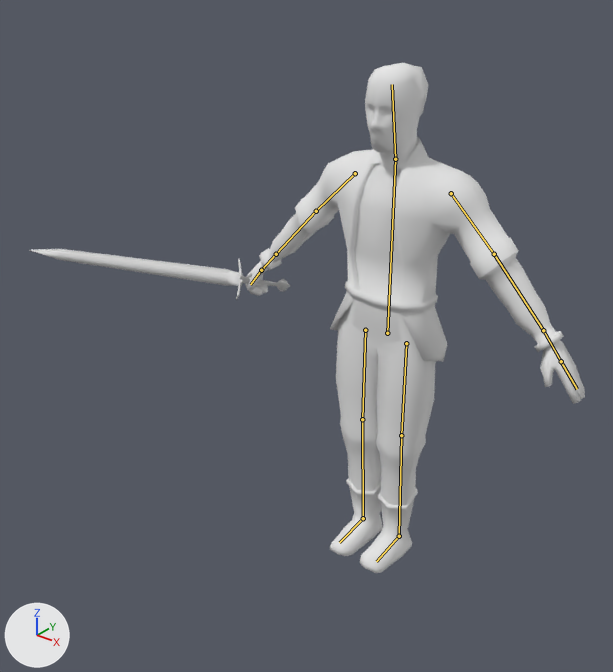
Two versions of the Blender file Assets/Models/MainChar/MainCharNEW/mainChar4.blend, one commit apart.
The view is the same before and after, from a 50 mm lens placed at (4.34, -6.64, 6.55), pointed at (-0.68, -0.37, 2.66). Arrows for +X, +Y and +Z are at lower left; the lights stay in place. The bones that bend it are drawn over the model as lines.
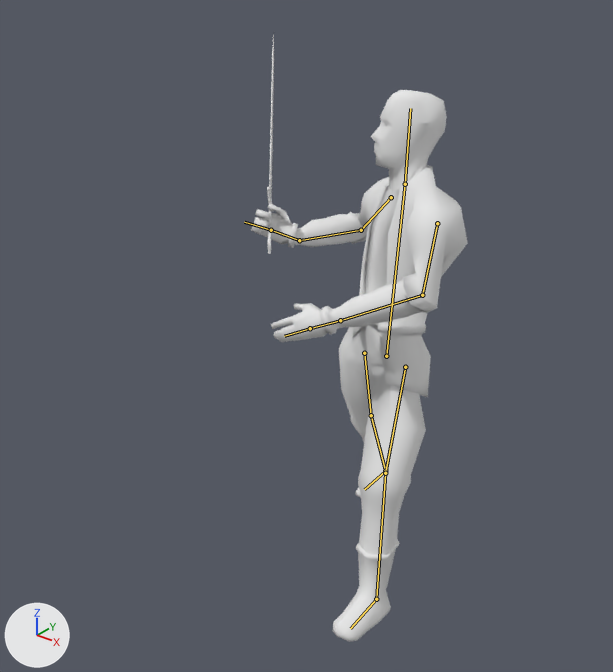
The newer file adds an action. The first version stands in its rest pose; the second is drawn at frame 34 of the action 'Idle'.

Location of each change, [x1, y1, x2, y2] in pixels of the pictures (613 x 672 px):
'Plane', posed (36% narrower, 8% taller)
    before: [245, 63, 585, 573]
    after: [251, 90, 468, 641]
'Cube', posed
    before: [30, 249, 290, 300]
    after: [267, 33, 274, 254]
bone 'Stommach', root to tip
    before: (387, 333) to (395, 159)
    after: (386, 356) to (405, 184)
bone 'UpperArm.L', root to tip
    before: (451, 193) to (494, 254)
    after: (437, 223) to (422, 295)
bone 'LowerArm.L', root to tip
    before: (494, 254) to (543, 330)
    after: (422, 295) to (340, 320)
bone 'UpperArm.R', root to tip
    before: (355, 173) to (316, 211)
    after: (391, 197) to (361, 230)
bone 'LowerArm.R', root to tip
    before: (316, 211) to (276, 254)
    after: (361, 230) to (299, 240)
bone 'Hand1.R', root to tip
    before: (276, 254) to (261, 270)
    after: (299, 240) to (271, 230)
bone 'Hand2.R', root to tip
    before: (261, 270) to (250, 284)
    after: (271, 230) to (244, 222)
bone 'Stommach.001', root to tip
    before: (395, 159) to (392, 84)
    after: (405, 184) to (410, 108)
bone 'UpperLeg.R', root to tip
    before: (365, 330) to (362, 419)
    after: (364, 353) to (371, 415)
bone 'LowerLeg.R', root to tip
    before: (362, 419) to (363, 518)
    after: (371, 415) to (385, 471)
bone 'Foot.R', root to tip
    before: (363, 518) to (339, 542)
    after: (385, 471) to (364, 489)
bone 'UpperLeg.L', root to tip
    before: (406, 343) to (401, 435)
    after: (405, 367) to (385, 473)
bone 'LowerLeg.L', root to tip
    before: (401, 435) to (399, 536)
    after: (385, 473) to (376, 599)
bone 'Foot.L', root to tip
    before: (399, 536) to (376, 561)
    after: (376, 599) to (350, 628)

What the commit changed:
Bone 'Stommach' (bone_stommach) moves from (0.0, 0.0, 0.0) to (0.0, -0.27, 0.0).
Bone 'Stommach' (bone_stommach) turns from (0, 0, 0) to (-7, -33, 4) degrees about its own x, y and z.
Bone 'UpperArm.L' (bone_upperarm_l) turns from (0, 0, 0) to (33, 57, 8) degrees about its own x, y and z.
Bone 'LowerArm.L' (bone_lowerarm_l) turns from (0, 0, 0) to (-20, -26, 74) degrees about its own x, y and z.
Bone 'UpperArm.R' (bone_upperarm_r) turns from (0, 0, 0) to (-11, -37, 7) degrees about its own x, y and z.
Bone 'LowerArm.R' (bone_lowerarm_r) turns from (0, 0, 0) to (-57, 119, 41) degrees about its own x, y and z.
Bone 'Hand1.R' (bone_hand1_r) turns from (0, 0, 0) to (-1, -48, 40) degrees about its own x, y and z.
Bone 'Hand2.R' (bone_hand2_r) turns from (0, 0, 0) to (-8, -11, 0) degrees about its own x, y and z.
Bone 'Stommach.001' (bone_stommach_001) turns from (0, 0, 0) to (-10, -9, 6) degrees about its own x, y and z.
Bone 'UpperLeg.R' (bone_upperleg_r) moves from (0.0, 0.0, 0.0) to (0.0, 0.27, 0.0).
Bone 'UpperLeg.R' (bone_upperleg_r) turns from (0, 0, 0) to (21, -3, 7) degrees about its own x, y and z.
Bone 'LowerLeg.R' (bone_lowerleg_r) turns from (0, 0, 0) to (5, -1, 0) degrees about its own x, y and z.
Bone 'Foot.R' (bone_foot_r) turns from (0, 0, 0) to (-29, 2, 4) degrees about its own x, y and z.
Bone 'UpperLeg.L' (bone_upperleg_l) moves from (0.0, 0.0, 0.0) to (0.0, 0.27, 0.0).
Bone 'UpperLeg.L' (bone_upperleg_l) turns from (0, 0, 0) to (-34, -6, -9) degrees about its own x, y and z.
Bone 'LowerLeg.L' (bone_lowerleg_l) turns from (0, 0, 0) to (20, 2, 5) degrees about its own x, y and z.
Bone 'Foot.L' (bone_foot_l) turns from (0, 0, 0) to (14, 0, 1) degrees about its own x, y and z.
